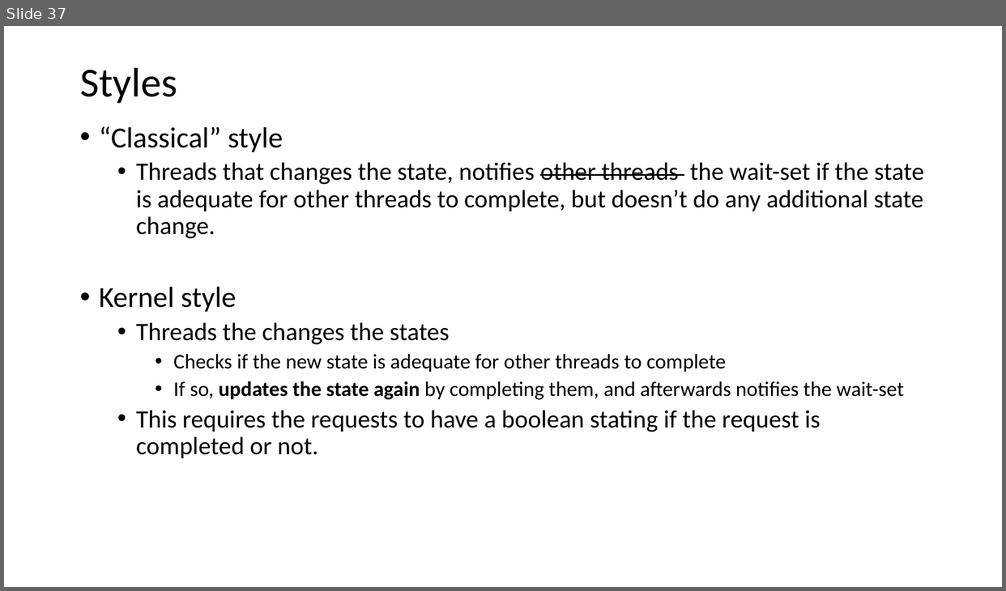
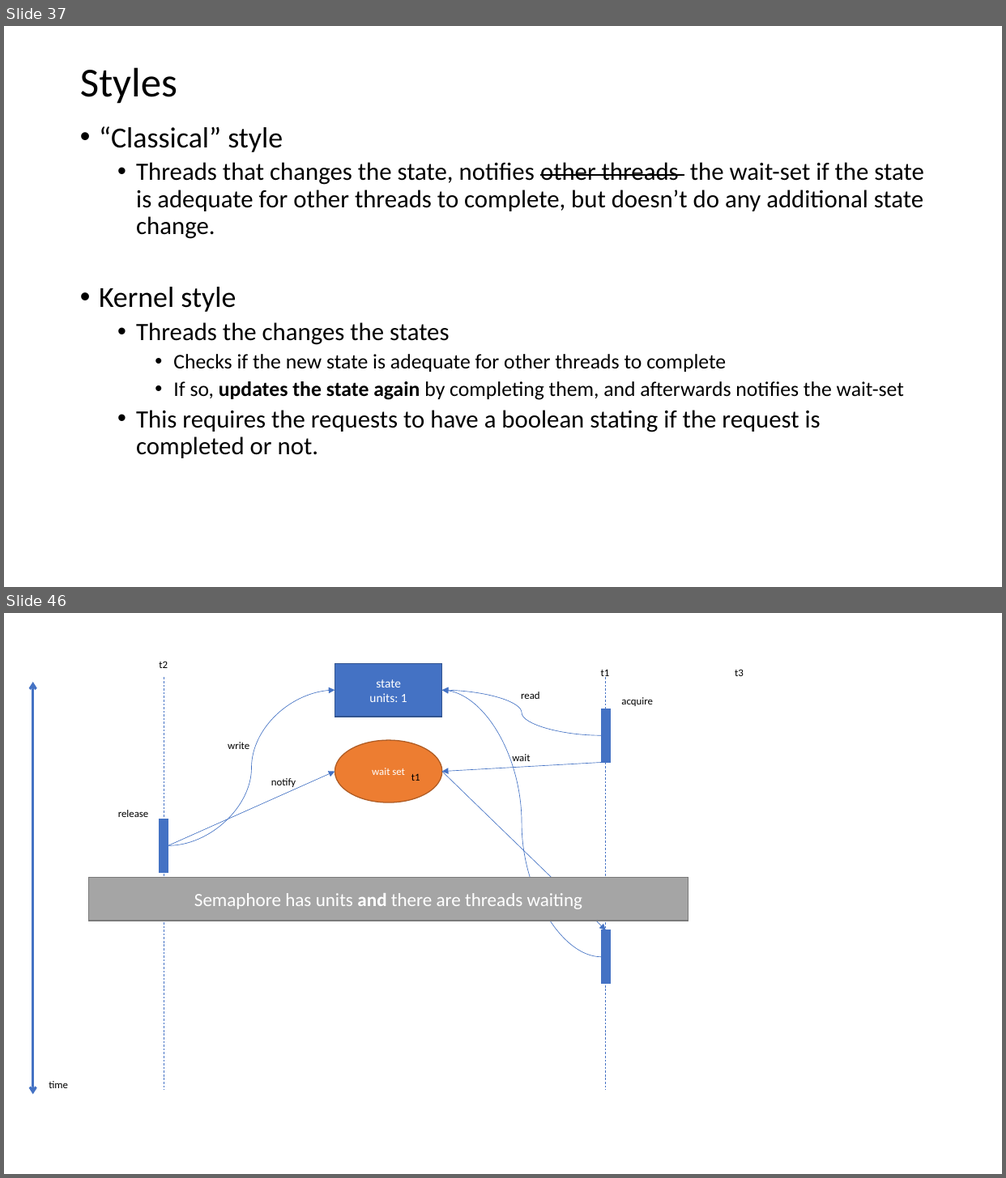
Before and after one commit to isel-leic-pc/s2021v-li51n, a slide deck: docs/threads.pptx. Shown one above the other, each under a label of ours: slide 37 before the commit, slides 37 and 46 after it; the slides between them are not shown. The pictures are 1006x591 and 1006x1178 pixels, drawn with LibreOffice and Linux fonts; fonts in the diff are those of the drawing. Boxes give left, top, right and bottom in pixels: in the first picture for what was removed or moved away, otherwise in the second. Text is boxed around its words. In the diff, an @@ line names an element or a change of style, - is before the commit and + after.

```diff
--- a/docs/threads.pptx
+++ b/docs/threads.pptx
@@ slide 46 added at box(4, 613, 1002, 1174), background #FFFFFF @@
@@ text added at box(159, 661, 168, 668), 10 pt, text #000000 @@
+t2
@@ double arrow added from (33, 682) to (33, 1094), #4472C4 2.25 pt @@
@@ line added from (164, 677) to (164, 1090), #4472C4 0.5 pt dashed @@
@@ rectangle added at box(335, 663, 442, 717), fill #4472C4, outline #325491 1 pt, 12 pt, text #FFFFFF @@
+state
+units: 1
@@ text added at box(601, 669, 610, 679), 10 pt, text #000000 @@
+t1
@@ line added from (605, 677) to (605, 1090), #4472C4 0.5 pt dashed @@
@@ text added at box(735, 669, 744, 676), 10 pt, text #000000 @@
+t3
@@ curved arrow added from (168, 845) to (335, 690), #4472C4 0.5 pt @@
@@ curved arrow added from (602, 736) to (442, 690), #4472C4 0.5 pt @@
@@ curved arrow added from (602, 957) to (442, 690), #4472C4 0.5 pt @@
@@ text added at box(521, 692, 539, 699), 10 pt, text #000000 @@
+read
@@ rectangle added at box(602, 709, 611, 762), fill #4472C4, outline #4472C4 1 pt @@
@@ text added at box(621, 697, 653, 706), 10 pt, text #000000 @@
+acquire
@@ text added at box(228, 742, 249, 749), 10 pt, text #000000 @@
+write
@@ ellipse added at box(335, 740, 442, 803), fill #ED7D31, outline #AF5C24 1 pt, 10 pt, text #FFFFFF @@
+wait set
@@ text added at box(512, 754, 530, 764), 10 pt, text #000000 @@
+wait
@@ arrow added from (168, 845) to (335, 772), #4472C4 0.5 pt @@
@@ text added at box(271, 778, 296, 790), 10 pt, text #000000 @@
+notify
@@ text added at box(411, 774, 420, 781), 10 pt, text #000000 @@
+t1
@@ arrow added from (606, 762) to (442, 772), #4472C4 0.5 pt @@
@@ arrow added from (442, 772) to (606, 931), #4472C4 0.5 pt @@
@@ text added at box(118, 810, 148, 817), 10 pt, text #000000 @@
+release
@@ rectangle added at box(159, 819, 168, 872), fill #4472C4, outline #4472C4 1 pt @@
@@ rectangle added at box(88, 877, 688, 921), fill #A5A5A5, outline #7A7A7A 1 pt, 18 pt, text #FFFFFF @@
+Semaphore has units and there are threads waiting
@@ rectangle added at box(602, 931, 611, 983), fill #4472C4, outline #4472C4 1 pt @@
@@ text added at box(49, 1081, 68, 1088), 10 pt, text #000000 @@
+time
```
Also in this commit, not shown: 10 other slides added, 1 other file.
